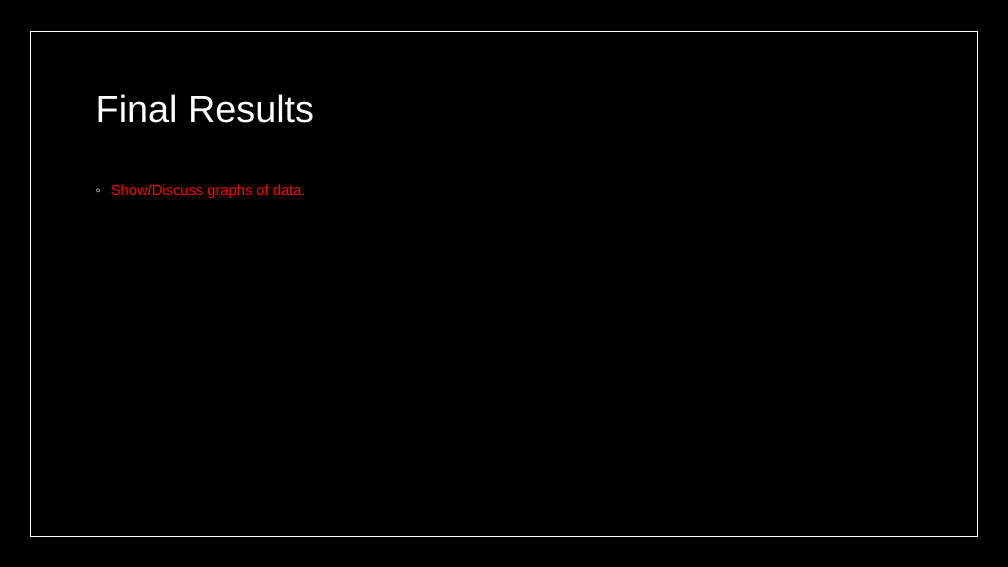
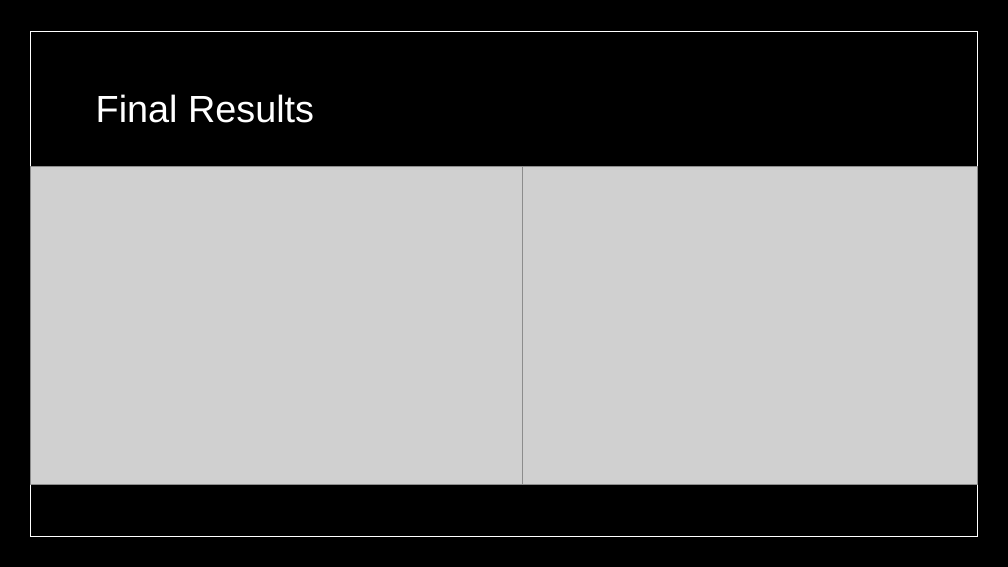
Before and after one commit to IFDL-WSU/Viscous-Droplet-Impact, a slide deck: slide 10 of Final Presentation/MECH417_Team4_FinalPresentation.pptx. Drawn at 1008x567 pixels with LibreOffice and Linux fonts; fonts in the diff are those of the drawing; grey boxes stand for pictures; background and template pictures are left out. Boxes give left, top, right and bottom in pixels: in the first picture for what was removed or moved away, otherwise in the second. Text is boxed around its words. In the diff, an @@ line names an element or a change of style, - is before the commit and + after.

```diff
--- a/Final Presentation/MECH417_Team4_FinalPresentation.pptx
+++ b/Final Presentation/MECH417_Team4_FinalPresentation.pptx
@@ picture added at (31, 166, 523, 485) @@
@@ picture added at (488, 166, 978, 485) @@
@@ text removed at (111, 184, 306, 198) @@
-◦ Show/Discuss graphs of data.
```
